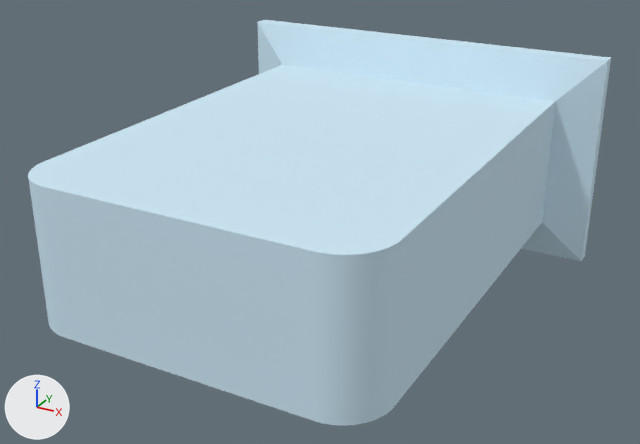
The FBX model Unity Project/Giroux-CAP6117-SANC - crown/Assets/Models/LOD Headstones/PA-539-F.fbx, before and after one commit.
Rendered twice from a 50 mm lens placed at (0.664, -1.621, 0.562), pointed at (0.004, -0.422, -0.037). The lights are fixed; the arrows at lower left show +X, +Y and +Z. The first picture is the older version. Objects named as collision shapes, trigger or cutter boxes, shadow casters or lower levels of detail are left out. Where no turn or scale is listed for an object, it has been applied to the vertices.

Before the edit, the objects in view are built like this:
```python
me_mesh1 = bpy.data.meshes.new('mesh1')
me_mesh1.from_pydata(...)  # 160 vertices, 316 faces; spans x -0.363..0.363, y -0.812..0.0, z -0.196..0.196
me_mesh1.materials.append(mat_0_615686_0_811765_0_929412_0_000000_0_000000)  # blue #cee9f7
ob_pa_539_f_lod0 = bpy.data.objects.new('PA-539-F_LOD0', me_mesh1)
ob_pa_539_f_lod0.location = (0.0, 0.0, 0.0)
```
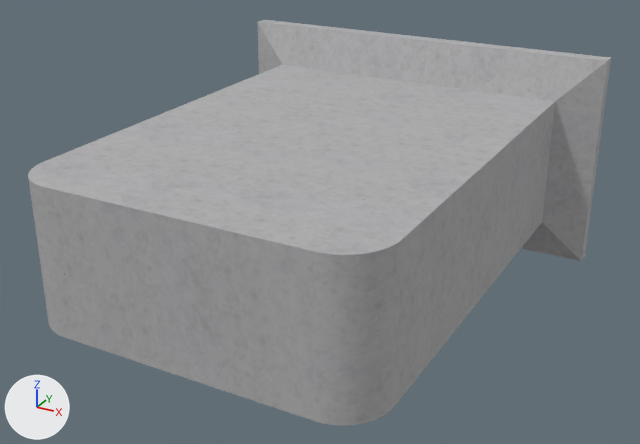
Boxes (x1, y1, x2, y2) around the edits, measured in the pictures (640 x 444 px):
'PA-539-F_LOD0', recoloured (blue to grey): (28, 20, 611, 426) in both

The edits, one by one:
Picture 'B-539-F.png' (img_b_539_f_png) is new.
Material '0.615686_0.811765_0.929412_0.000000_0.130' (mat_0_615686_0_811765_0_929412_0_000000_0_130) is new.
Its texture is img_b_539_f_png.
Its roughness is 0.859.
me_mesh1 has 160 vertices, 316 faces and spans x -0.363..0.363, y -0.812..0.0, z -0.196..0.196.
me_mesh1 no longer uses material mat_0_615686_0_811765_0_929412_0_000000_0_000000 (blue #cee9f7).
me_mesh1 gains material mat_0_615686_0_811765_0_929412_0_000000_0_130 (picture img_b_539_f_png).
